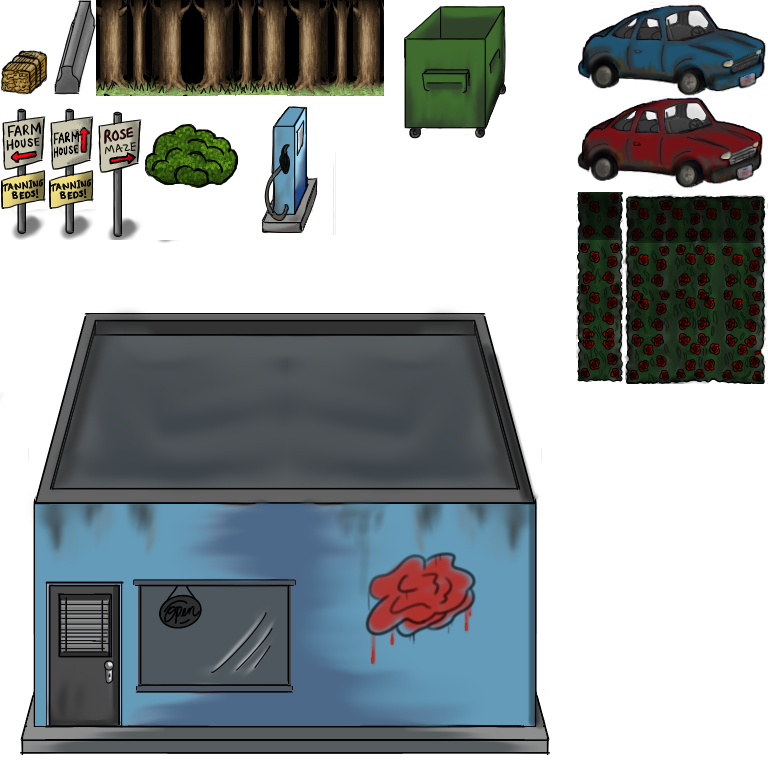
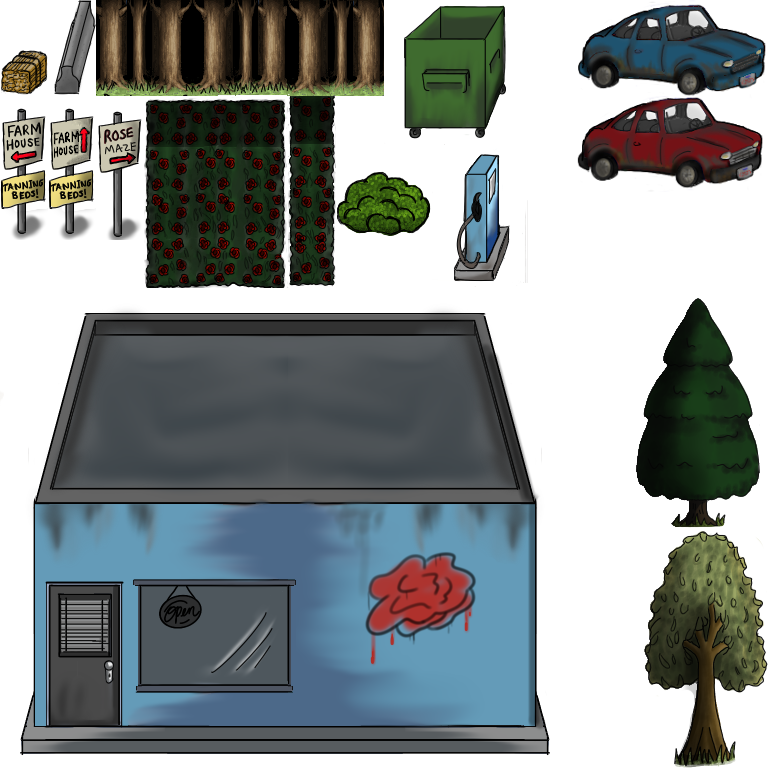
Before/after of a w=768, h=768 layered artwork. What changed in the layer stack:
painted on "Tutorial_B.png" over left=144, top=96, right=768, bottom=768
